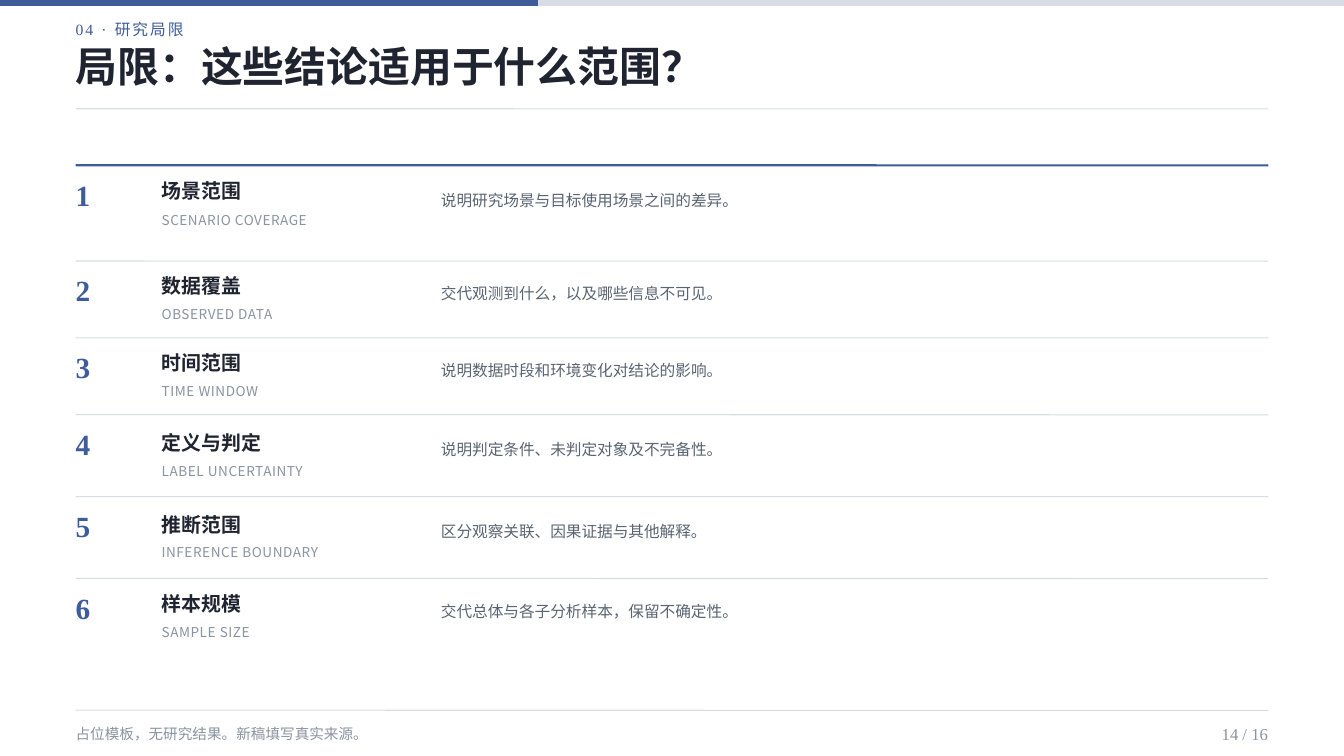
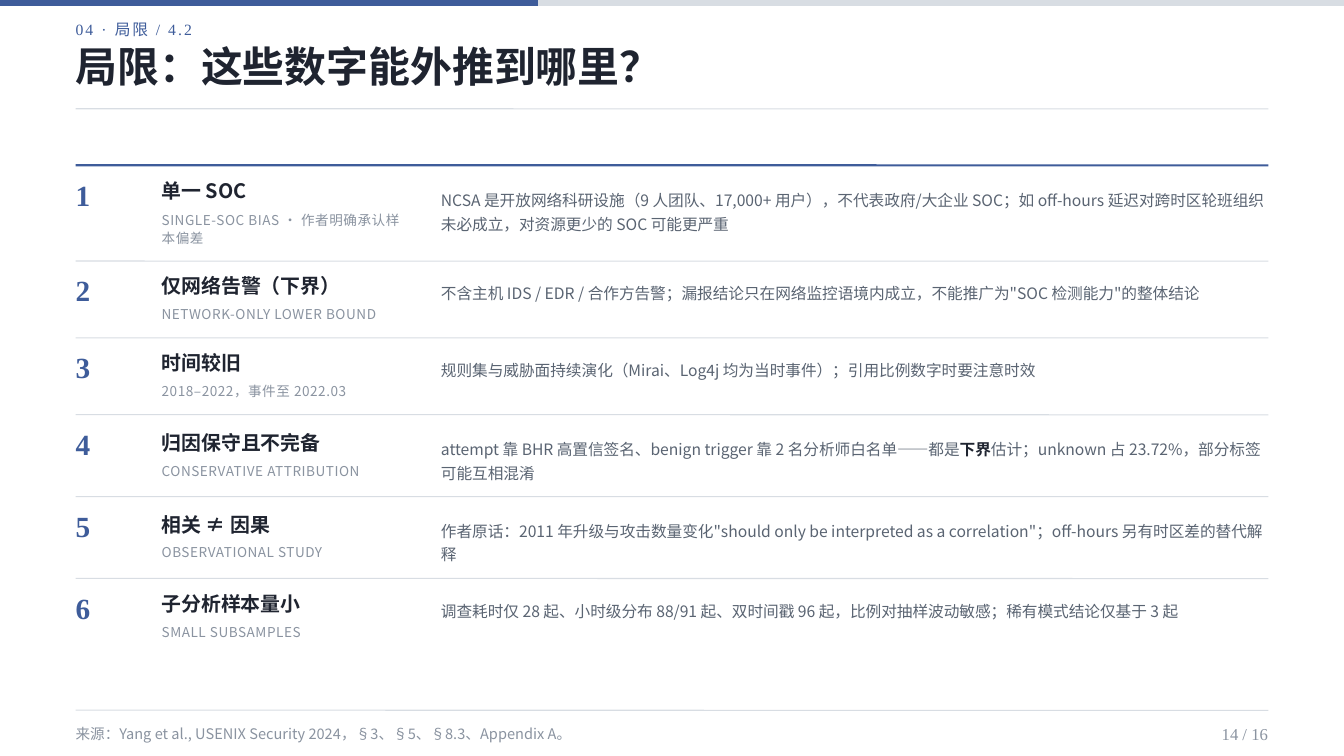
Before and after one commit to 01Elaine/research-ppt-skills, a slide deck: slide 14 of skills/artifact-template-soc-ppt/assets/reference.pptx. Drawn at 1344x756 pixels with LibreOffice and Linux fonts; fonts in the diff are those of the drawing. Boxes give left, top, right and bottom in pixels: in the first picture for what was removed or moved away, otherwise in the second. Text is boxed around its words. In the diff, an @@ line names an element or a change of style, - is before the commit and + after.

```diff
--- a/skills/artifact-template-soc-ppt/assets/reference.pptx
+++ b/skills/artifact-template-soc-ppt/assets/reference.pptx
@@ text at [76, 22, 192, 37]: text changed @@
-04 · 研究局限
+04 · 局限 / 4.2
@@ text at [76, 46, 662, 86]: text changed @@
-局限：这些结论适用于什么范围？
+局限：这些数字能外推到哪里？
@@ text at [162, 181, 247, 200]: text changed @@
-场景范围
+单一 SOC
@@ text at [441, 193, 1264, 232]: text changed @@
-说明研究场景与目标使用场景之间的差异。
+NCSA 是开放网络科研设施（9 人团队、17,000+ 用户），不代表政府/大企业 SOC；如 off-hours 延迟对跨时区轮班组织未必成立，对资源更少的 SOC 可能更严重
@@ text at [162, 213, 399, 244]: text changed @@
-SCENARIO COVERAGE
+SINGLE-SOC BIAS · 作者明确承认样本偏差
@@ text at [162, 276, 341, 295]: text changed @@
-数据覆盖
+仅网络告警（下界）
@@ text at [441, 286, 1200, 302]: text changed @@
-交代观测到什么，以及哪些信息不可见。
+不含主机 IDS / EDR / 合作方告警；漏报结论只在网络监控语境内成立，不能推广为"SOC 检测能力"的整体结论
@@ text at [162, 309, 376, 319]: text changed @@
-OBSERVED DATA
+NETWORK-ONLY LOWER BOUND
@@ text at [162, 353, 241, 372]: text changed @@
-时间范围
+时间较旧
@@ text at [162, 385, 346, 397]: text changed @@
-TIME WINDOW
+2018–2022，事件至 2022.03
@@ text at [441, 363, 1036, 380]: text changed @@
-说明数据时段和环境变化对结论的影响。
+规则集与威胁面持续演化（Mirai、Log4j 均为当时事件）；引用比例数字时要注意时效
@@ text at [162, 433, 321, 452]: text changed @@
-定义与判定
+归因保守且不完备
@@ text at [441, 442, 1261, 480]: text changed @@
-说明判定条件、未判定对象及不完备性。
+attempt 靠 BHR 高置信签名、benign trigger 靠 2 名分析师白名单——都是下界估计；unknown 占 23.72%，部分标签可能互相混淆
@@ text at [162, 466, 359, 476]: text changed @@
-LABEL UNCERTAINTY
+CONSERVATIVE ATTRIBUTION
@@ text at [162, 515, 270, 534]: text changed @@
-推断范围
+相关 ≠ 因果
@@ text at [441, 524, 1263, 561]: text changed @@
-区分观察关联、因果证据与其他解释。
+作者原话：2011 年升级与攻击数量变化"should only be interpreted as a correlation"；off-hours 另有时区差的替代解释
@@ text at [162, 547, 322, 557]: text changed @@
-INFERENCE BOUNDARY
+OBSERVATIONAL STUDY
@@ text at [162, 594, 301, 613]: text changed @@
-样本规模
+子分析样本量小
@@ text at [162, 627, 301, 637]: text changed @@
-SAMPLE SIZE
+SMALL SUBSAMPLES
@@ text at [441, 604, 1179, 620]: text changed @@
-交代总体与各子分析样本，保留不确定性。
+调查耗时仅 28 起、小时级分布 88/91 起、双时间戳 96 起，比例对抽样波动敏感；稀有模式结论仅基于 3 起
@@ text at [76, 727, 572, 743]: text changed @@
-占位模板，无研究结果。新稿填写真实来源。
+来源：Yang et al., USENIX Security 2024，§3、§5、§8.3、Appendix A。
```
Also in this commit, not shown: 14 other slides changed, 1 slide added, 1 slide removed, 46 other files.
